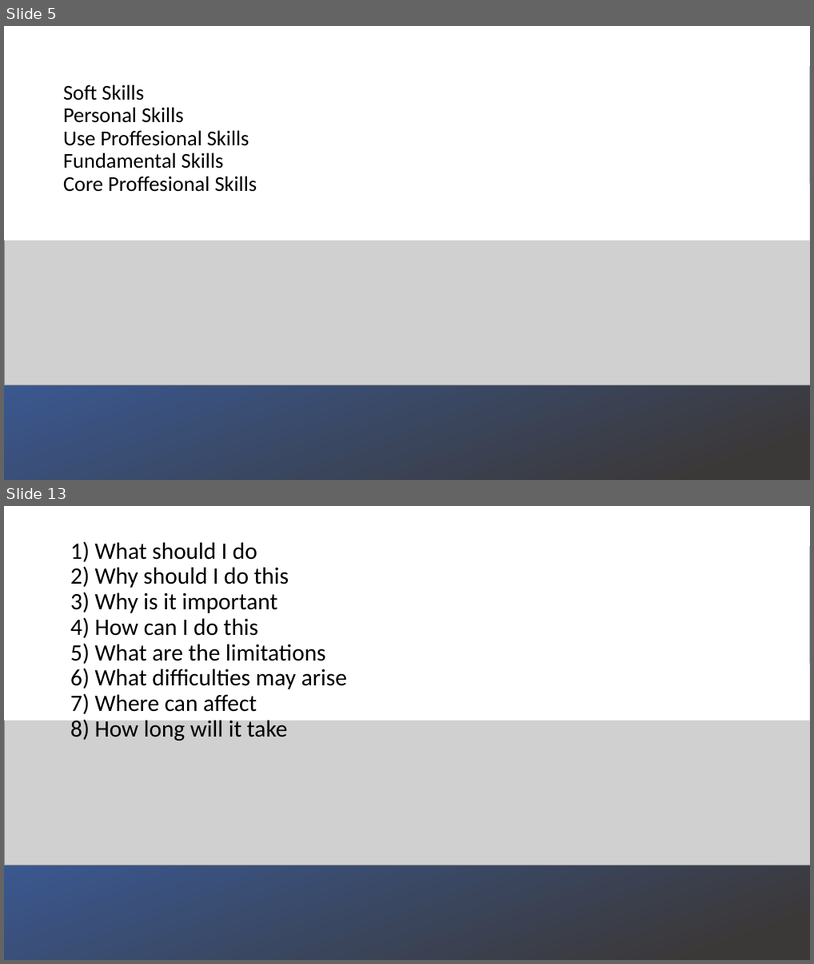
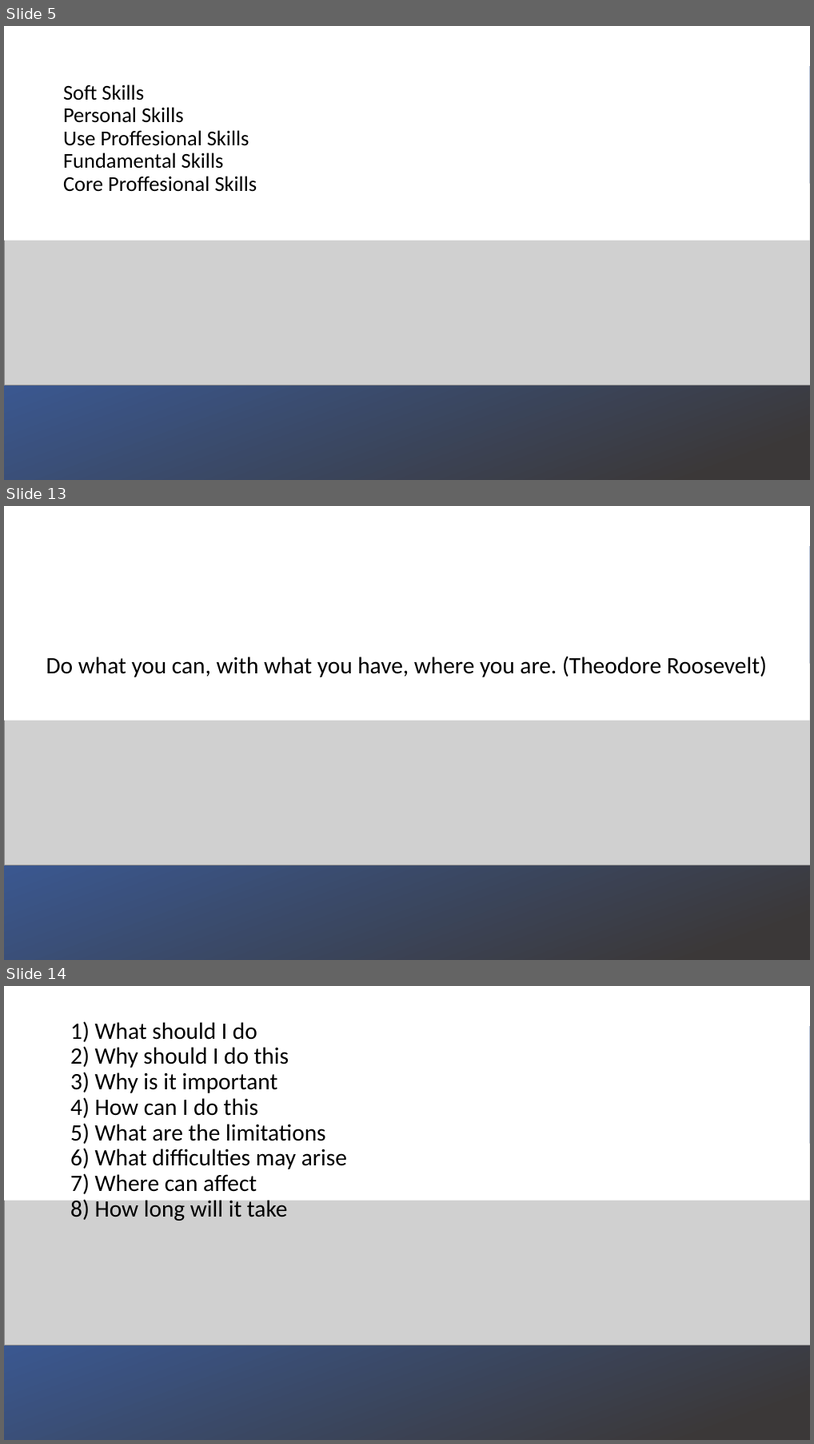
Before and after one commit to VladimirMakarevich/presentations, a slide deck: softskills/self management/self_management.pptx. Shown one above the other, each under a label of ours: slides 5 and 13 before the commit, slides 5, 13 and 14 after it; the slides between them are not shown. The pictures are 814x964 and 814x1444 pixels, drawn with LibreOffice and Linux fonts; fonts in the diff are those of the drawing; grey boxes stand for pictures. Boxes give left, top, right and bottom in pixels: in the first picture for what was removed or moved away, otherwise in the second. Text is boxed around its words. In the diff, an @@ line names an element or a change of style, - is before the commit and + after.

```diff
--- a/softskills/self management/self_management.pptx
+++ b/softskills/self management/self_management.pptx
@@ slide 13 added at box(4, 506, 810, 960), background #FFFFFF @@
@@ rectangle added at box(4, 506, 810, 720), fill #FFFFFF @@
@@ rectangle added at box(4, 547, 810, 960), fill gradient #3965B5 to #3B3838 @@
@@ picture added at box(4, 664, 810, 864) @@
@@ title added at box(46, 656, 767, 677), 28 pt, text #000000 @@
+Do what you can, with what you have, where you are. (Theodore Roosevelt)
@@ what was slide 13 is now slide 14 @@
```
Also in this commit, not shown: 7 slides changed, 4 other slides added.
